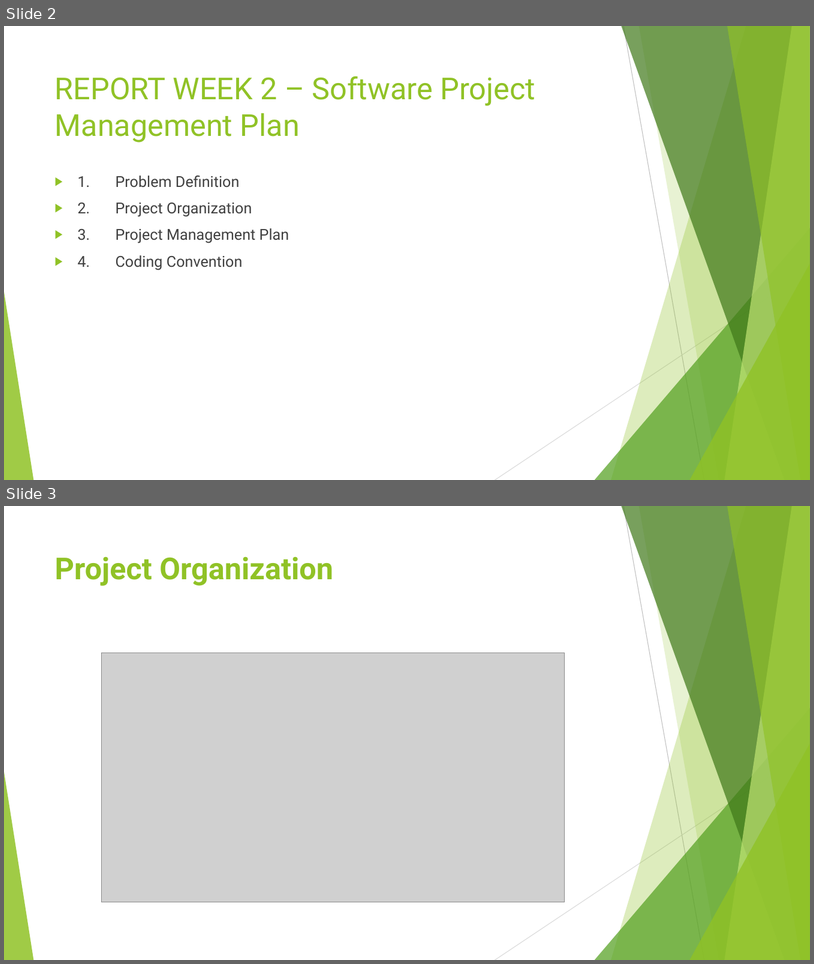
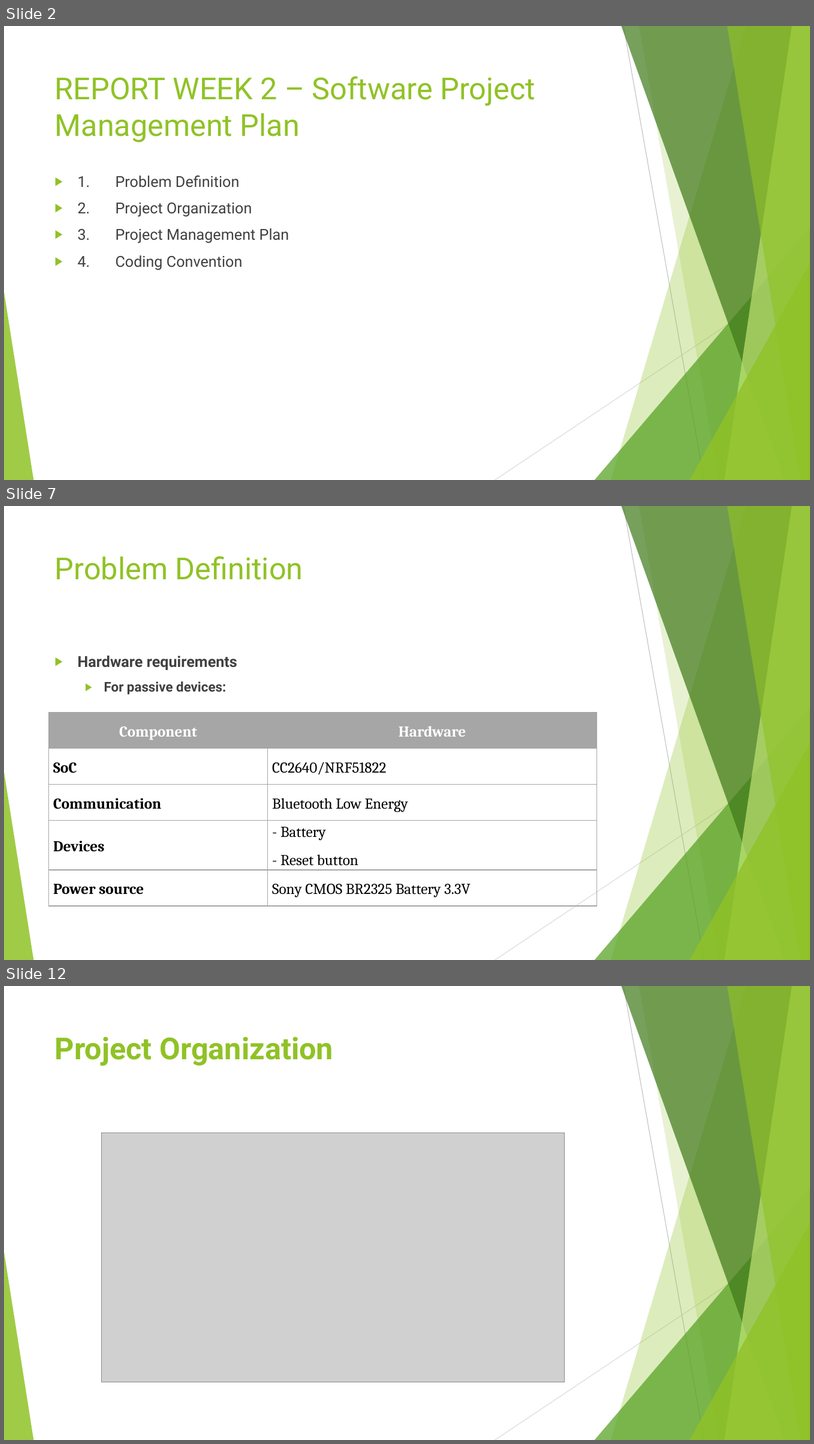
Before and after one commit to kingeni/CapstoneFU, a slide deck: document/Week_2/Report_Week_2.pptx. Shown one above the other, each under a label of ours: slides 2 and 3 before the commit, slides 2, 7 and 12 after it; the slides between them are not shown. The pictures are 814x964 and 814x1444 pixels, drawn with LibreOffice and Linux fonts; fonts in the diff are those of the drawing; grey boxes stand for pictures. Boxes give left, top, right and bottom in pixels: in the first picture for what was removed or moved away, otherwise in the second. Text is boxed around its words. In the diff, an @@ line names an element or a change of style, - is before the commit and + after.

```diff
--- a/document/Week_2/Report_Week_2.pptx
+++ b/document/Week_2/Report_Week_2.pptx
@@ slide 7 added at (4, 506, 810, 960), background #FFFFFF; not listed: 10 template elements that a slide beside it also shows @@
@@ title added at (55, 556, 303, 580), 36 pt, text #90C226 @@
+Problem Definition
@@ text added at (78, 655, 237, 694), 18 pt, text #404040, bold @@
+▶ Hardware requirements
+  ▶ For passive devices:
@@ table added at (49, 712, 597, 906), 5 rows, 2 columns @@
+Component | Hardware
+SoC | CC2640/NRF51822
+Communication | Bluetooth Low Energy
+Devices | - Battery / - Reset button
+Power source | Sony CMOS BR2325 Battery 3.3V
@@ what was slide 3 is now slide 12 @@
```
Also in this commit, not shown: 1 slide changed, 9 other slides added, 1 slide removed, 17 other files.
